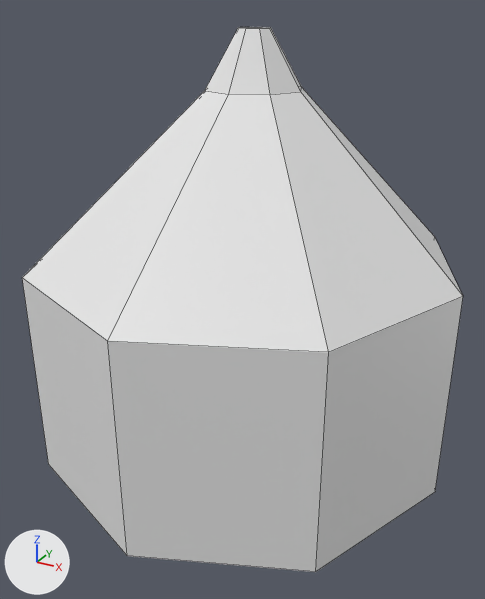
The FBX model Design Thinking Simulation/Assets/Test Model/Prop Masak/Prop masak_Lemon Half.fbx: old version first, new version second.
Camera for both pictures: a camera (50 mm lens) standing at (0.0632, -0.116, 0.0923) and looking at (0.0013, -0.0035, 0.0361). Arrows for +X, +Y and +Z are at lower left; the lights stay in place. Mesh edges are drawn as thin lines. Where no turn or scale is listed for an object, it has been applied to the vertices.

In view in the first picture: 'Lemon peras'.
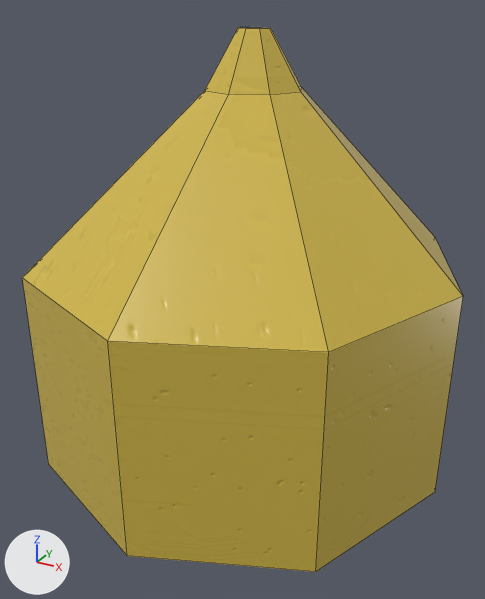
Pixel boxes (x1, y1, x2, y2) of what changed, in the pictures (485 x 599 px):
'Lemon peras', recoloured (white to yellow): (22, 27, 463, 572) in both

The change, as a list of edits to the scene's bpy script:
```text
Add img_defaultmaterial_base_color_png:
    img_defaultmaterial_base_color_png = load_image('DefaultMaterial_Base_Color.png', 'Prop Masak Texture/Lemon Texture/DefaultMaterial_Base_Color.png', 2048, 2048, 'sRGB')
Add img_defaultmaterial_normal_opengl_png:
    img_defaultmaterial_normal_opengl_png = load_image('DefaultMaterial_Normal_OpenGL.png', 'Prop Masak Texture/Lemon Texture/DefaultMaterial_Normal_OpenGL.png', 2048, 2048, 'Non-Color')
Add img_defaultmaterial_metallic_png:
    img_defaultmaterial_metallic_png = load_image('DefaultMaterial_Metallic.png', 'Prop Masak Texture/Lemon Texture/DefaultMaterial_Metallic.png', 2048, 2048, 'Non-Color')
Add img_defaultmaterial_roughness_png:
    img_defaultmaterial_roughness_png = load_image('DefaultMaterial_Roughness.png', 'Prop Masak Texture/Butter Texture/DefaultMaterial_Roughness.png', 1024, 1024, 'Non-Color')
Add mat_lemon_texture:
    mat_lemon_texture = bpy.data.materials.new('Lemon Texture')
    # uses the picture img_defaultmaterial_base_color_png
    # uses the picture img_defaultmaterial_metallic_png
    # uses the picture img_defaultmaterial_normal_opengl_png
    # uses the picture img_defaultmaterial_roughness_png
Change me_cylinder_001:
    where me_cylinder_001.from_pydata(...)  # 32 vertices, 30 faces; spans x -0.0445..0.0445, y -0.0445..0.0445, z 0.0007..0.0884
    add me_cylinder_001.materials.append(mat_lemon_texture)
```
